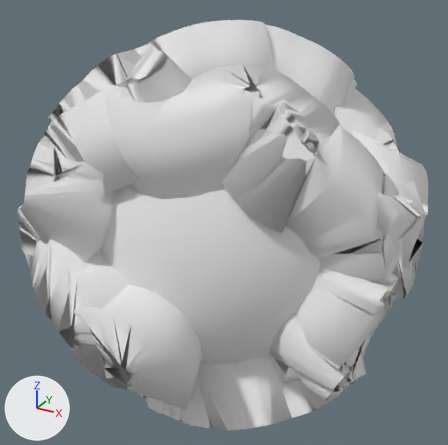
The Blender file Earthquake Game/Assets/Models/Globe.blend as it was, and as the next commit left it.
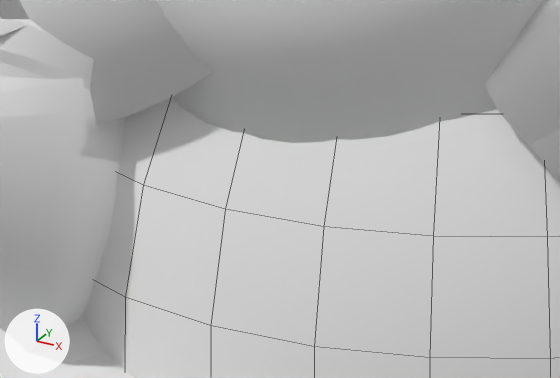
The first picture shows the older version from a 50 mm lens placed at (1.89, -3.44, 1.73), pointed at (0.0, -0.01, 0.01). The close-ups show both versions on the part from 17% to 54% of the width and 35% to 61% of the height of that picture. Arrows for +X, +Y and +Z are at lower left; the lights stay in place. The close-ups show mesh edges as thin lines.

Objects in the first close-up: 'FaultLines', 'Globe'.
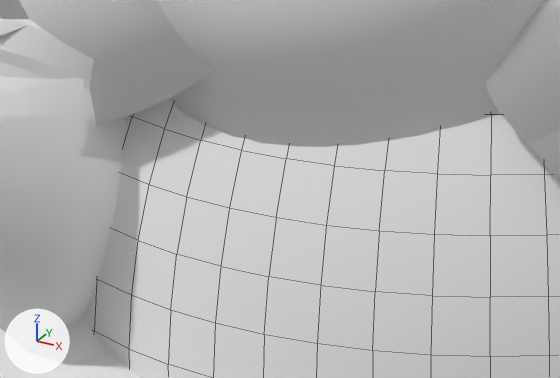
The change, as JSON lines over the scene's bpy script:
```json
{"op": "add", "block": "ob_globe", "code": "_m = ob_globe.modifiers.new('Subsurf', 'SUBSURF')"}
{"op": "add", "block": "ob_globe", "code": "_m.render_levels = 1"}
```

Pixel boxes [x1, y1, x2, y2] of what changed, in the close-ups (560 x 378 px):
```json
{"object": "Globe", "change": "modifiers changed", "before": [82, 98, 560, 378], "after": [84, 100, 560, 378]}
```
